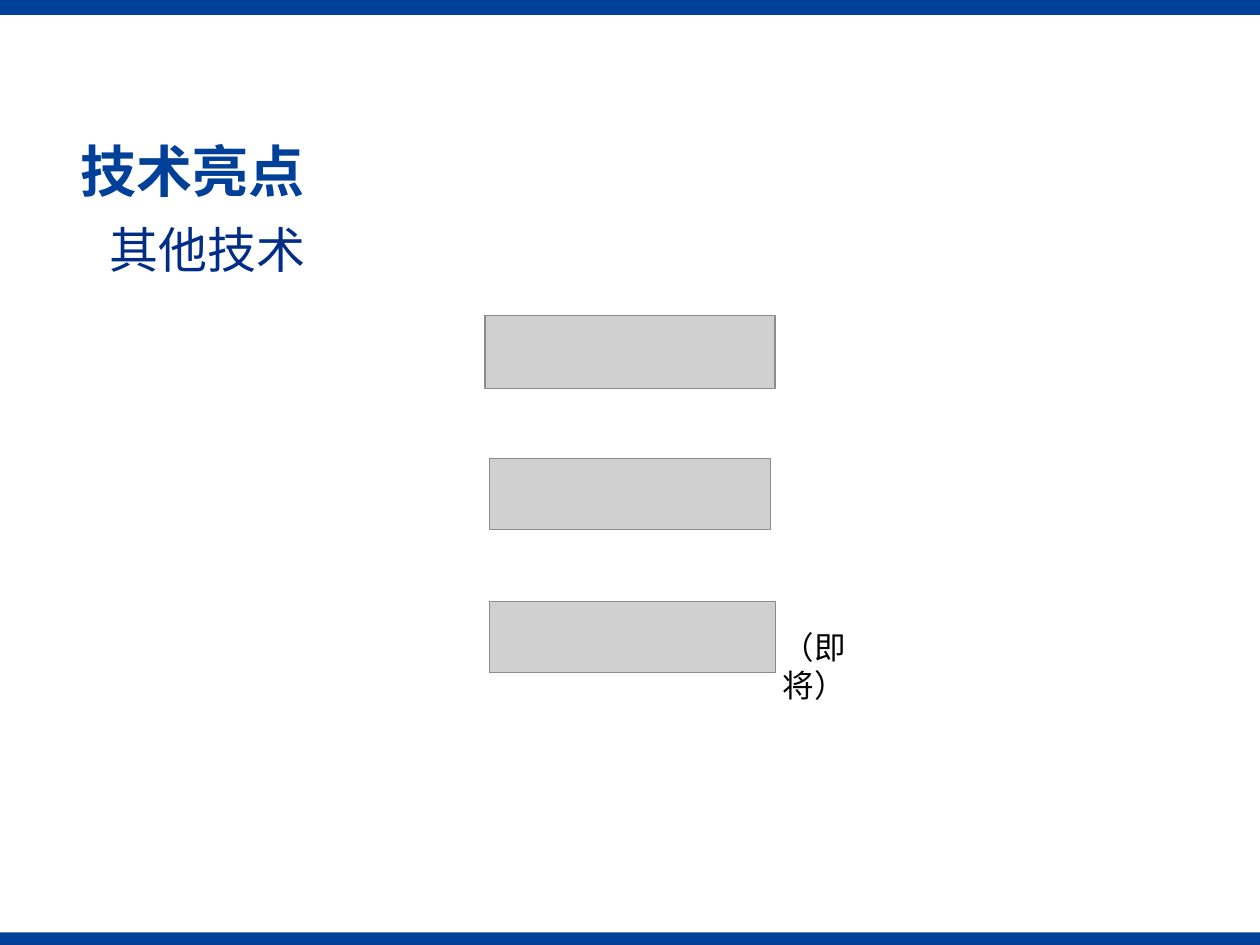
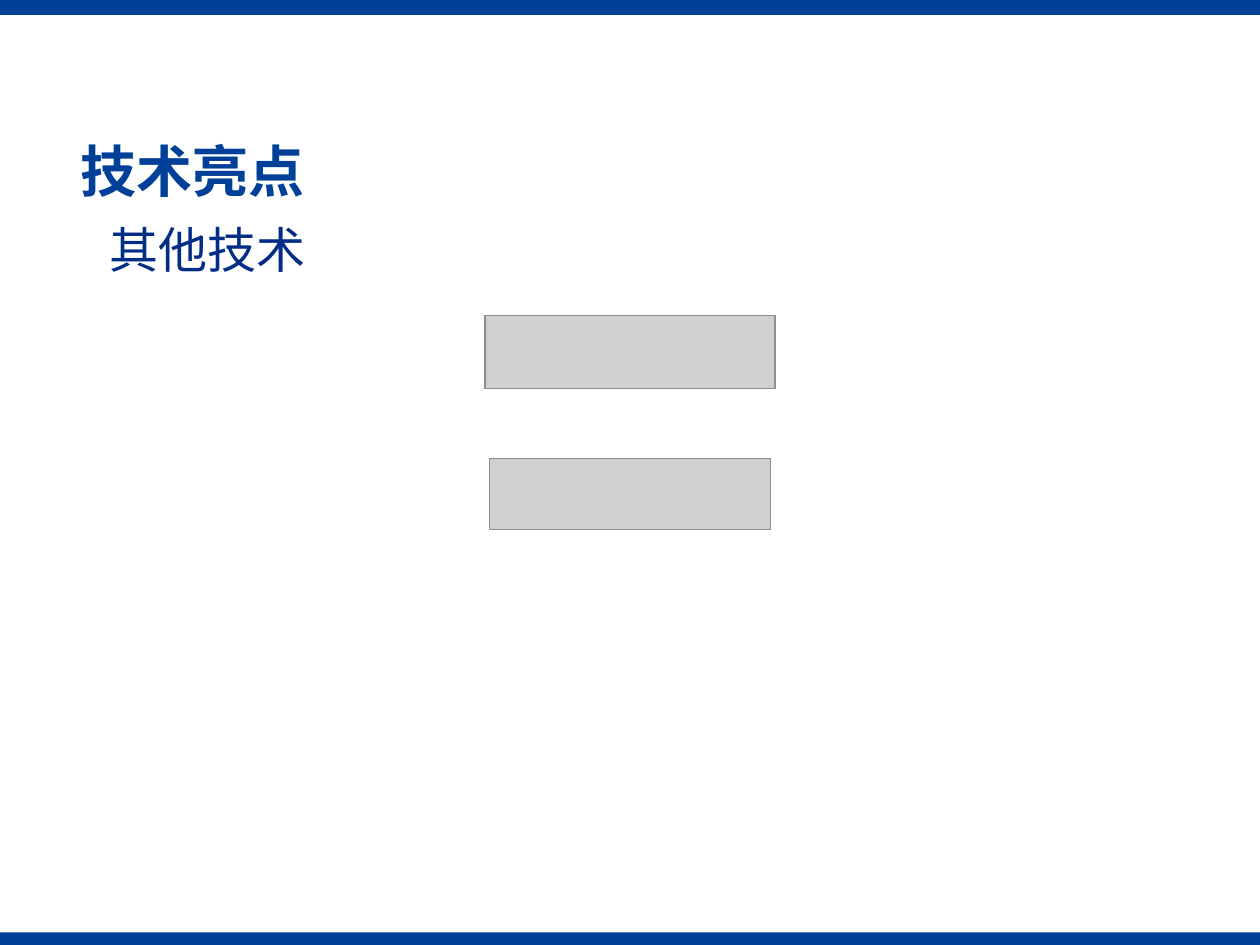
Before and after one commit to LLL4040/E-Life, a slide deck: slide 17 of doc/第二次迭代答辩.pptx. Drawn at 1260x945 pixels with LibreOffice and Linux fonts; fonts in the diff are those of the drawing; grey boxes stand for pictures; background and template pictures are left out. Boxes give left, top, right and bottom in pixels: in the first picture for what was removed or moved away, otherwise in the second. Text is boxed around its words. In the diff, an @@ line names an element or a change of style, - is before the commit and + after.

```diff
--- a/doc/第二次迭代答辩.pptx
+++ b/doc/第二次迭代答辩.pptx
@@ picture removed at (x1=490, y1=601, x2=776, y2=672) @@
@@ text removed at (x1=783, y1=632, x2=846, y2=700) @@
-（即将）
```
Also in this commit, not shown: 3 other slides changed, 6 other files.
